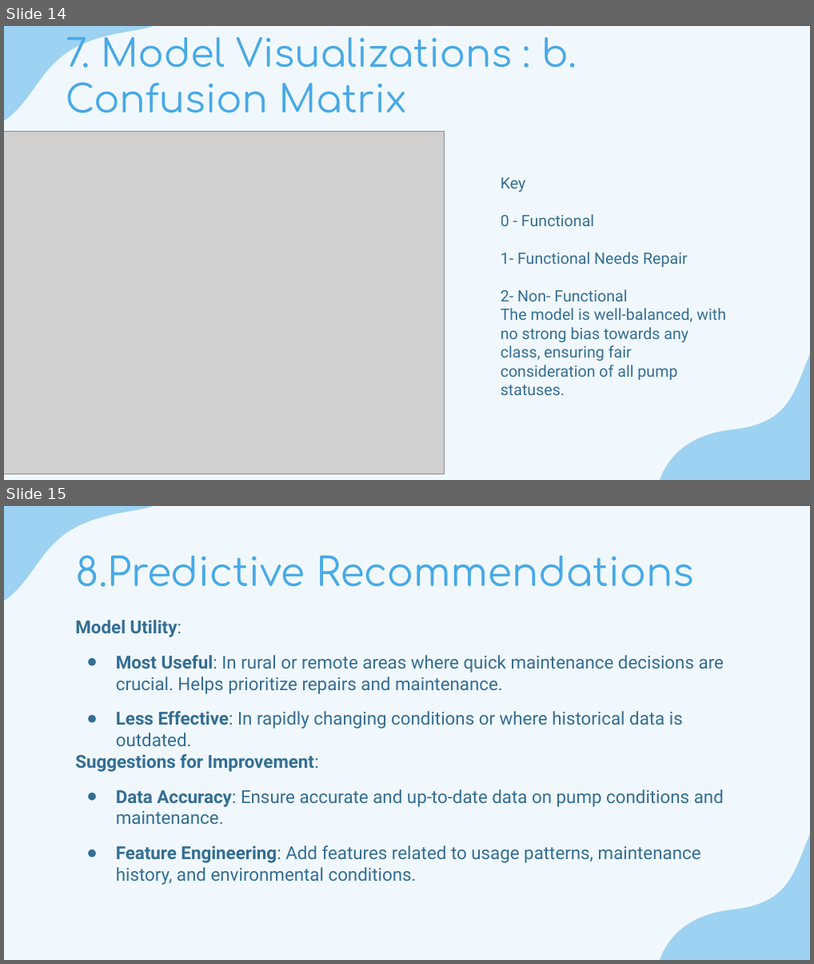
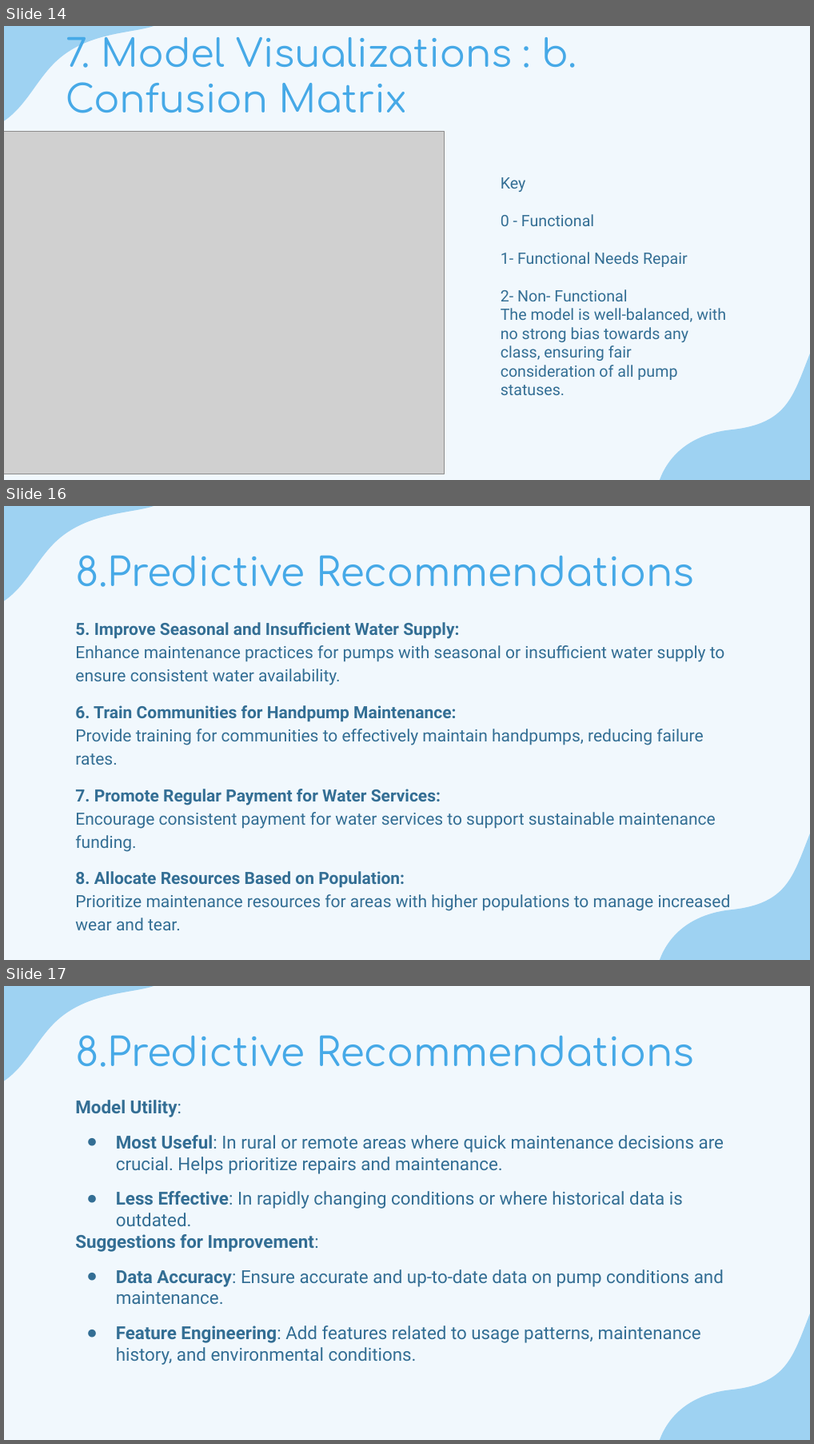
Before and after one commit to leonardkoyio/Phase-3-Project-_v1, a slide deck: Deliverables/Predictive Maintenance of Water Pumps in Tanzania-Presentation.pptx. Shown one above the other, each under a label of ours: slides 14 and 15 before the commit, slides 14, 16 and 17 after it; the slides between them are not shown. The pictures are 814x964 and 814x1444 pixels, drawn with LibreOffice and Linux fonts; fonts in the diff are those of the drawing; grey boxes stand for pictures. Boxes give left, top, right and bottom in pixels: in the first picture for what was removed or moved away, otherwise in the second. Text is boxed around its words. In the diff, an @@ line names an element or a change of style, - is before the commit and + after.

Commit message:
Improving markdowns and presentations- adding predictive recommendations to conclusion

```diff
--- a/Deliverables/Predictive Maintenance of Water Pumps in Tanzania-Presentation.pptx
+++ b/Deliverables/Predictive Maintenance of Water Pumps in Tanzania-Presentation.pptx
@@ slide 16 added at box(4, 506, 810, 960), background #46A9E7 at 7% opacity; not listed: 2 template elements that a slide beside it also shows @@
@@ title added at box(75, 555, 694, 587), 35 pt, text #46A9E7 @@
+8.Predictive Recommendations
@@ text added at box(75, 622, 731, 930), 15 pt, text #336E94 @@
+5. Improve Seasonal and Insufficient Water Supply:
+Enhance maintenance practices for pumps with seasonal or insufficient water supply to ensure consistent water availability.
+6. Train Communities for Handpump Maintenance:
+Provide training for communities to effectively maintain handpumps, reducing failure rates.
+7. Promote Regular Payment for Water Services:
+Encourage consistent payment for water services to support sustainable maintenance funding.
+8. Allocate Resources Based on Population:
+Prioritize maintenance resources for areas with higher populations to manage increased wear and tear.
@@ what was slide 15 is now slide 17 @@
```
Also in this commit, not shown: 1 slide changed, 2 other slides added, 4 other files.
